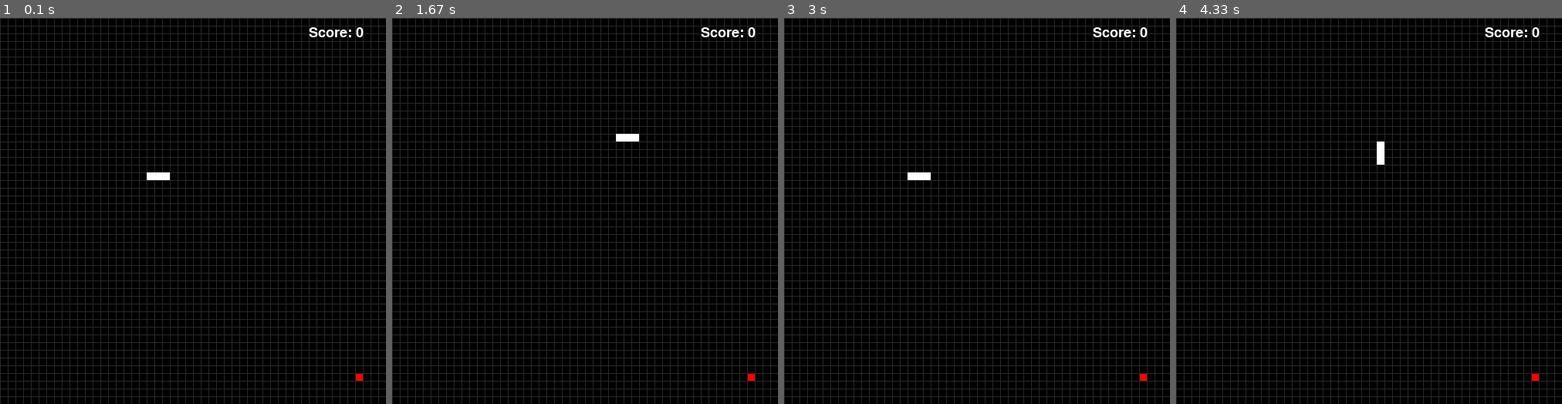
Above: before the commit, frames 1-4 (left to right).
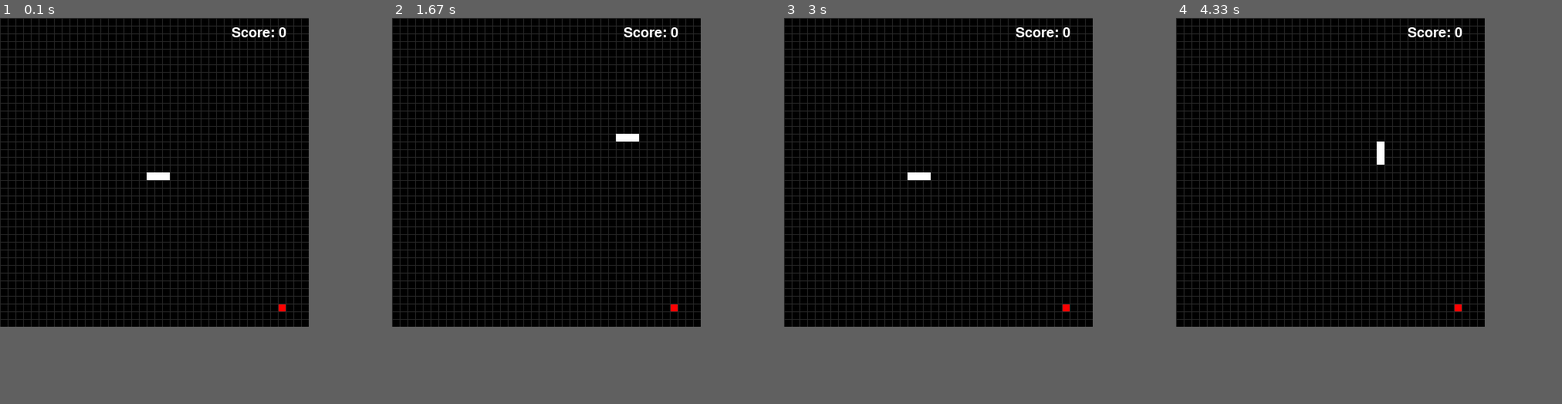
Above: after the commit, the same moments.

Repository: vinisoliveira/Snake-PyGame
Game: pygame game, started from snake.py
Same seed, same stepped clock (60 frames per second), same inputs: the game is played once before the commit and once after it.
Inputs:
- Up to frame 1 (0.1 s): no input
- Up to frame 2 (1.67 s): hold Right 0.33-0.8 s; hold Up 0.83-1.13 s; hold Right 1.17-1.63 s
- Up to frame 3 (3 s): hold Left 1.67-2.2 s; hold Down 2.23-2.53 s; hold Left 2.57-2.97 s
- Up to frame 4 (4.33 s): hold Up 3-3.37 s; hold Right 3.4-4.03 s; hold Down from 4.07 s (still down)
The window is 500x500 before the commit and 400x400 after it. Grey fills any space a smaller window leaves; there, only what the larger window draws over its background counts as a difference.

The runs differ from the first frame. In frame 1, 7.3% of the frame differs, in the area x 0-100%, y 0-100%; in frame 2, 7.3%; in frame 3, 7.3%; in frame 4, 7.3%.

Commit message:
Update snake.py

Diff:
--- a/snake.py
+++ b/snake.py
@@ -3,8 +3,8 @@
 import random
 
 def on_grid_random():
-    x = random.randint(0, 490)
-    y = random.randint(0, 490)
+    x = random.randint(0, 390)
+    y = random.randint(0, 390)
     return (x//10 *10, y //10 *10)
 
 def collision(c1, c2):
@@ -15,7 +15,7 @@
 LEFT = 3
 
 pygame.init()
-screen = pygame.display.set_mode((500,500))
+screen = pygame.display.set_mode((400,400))
 pygame.display.set_caption('Snake PyGame')
 
 snake = [(200, 200), (210,200), (220,200)]
@@ -55,7 +55,7 @@
         snake.append((0, 0))
         score = score + 1
 
-    if snake[0][0] == 600 or snake[0][1] == 600 or snake[0][0] < 0 or snake[0][1] < 0:
+    if snake[0][0] == 400 or snake[0][1] == 400 or snake[0][0] < 0 or snake[0][1] < 0:
         game_over = True
         break
 
@@ -84,13 +84,13 @@
     screen.blit(apple, apple_pos)
 
     for x in range(0, 600, 10):
-        pygame.draw.line(screen, (40, 40, 40), (x, 0), (x, 600))
+        pygame.draw.line(screen, (40, 40, 40), (x, 0), (x, 400))
     for y in range(0, 600, 10):
-        pygame.draw.line(screen, (40, 40, 40), (0, y), (600, y))
+        pygame.draw.line(screen, (40, 40, 40), (0, y), (400, y))
 
     score_font = font.render('Score: %s' % (score), True, (255, 255, 255))
     score_rect = score_font.get_rect()
-    score_rect.topleft = (520 - 120, 10)
+    score_rect.topleft = (420 - 120, 10)
     screen.blit(score_font, score_rect)
 
     for pos in snake:
@@ -99,10 +99,10 @@
     pygame.display.update()
 
 while True:
-    game_over_font = pygame.font.Font('freesansbold.ttf', 75)
+    game_over_font = pygame.font.Font('freesansbold.ttf', 60)
     game_over_screen = game_over_font.render('Game Over', True, (255, 255, 255))
     game_over_rect = game_over_screen.get_rect()
-    game_over_rect.midtop = (500 / 2, 10)
+    game_over_rect.midtop = (400 / 2, 20)
     screen.blit(game_over_screen, game_over_rect)
     pygame.display.update()
     pygame.time.wait(500)
